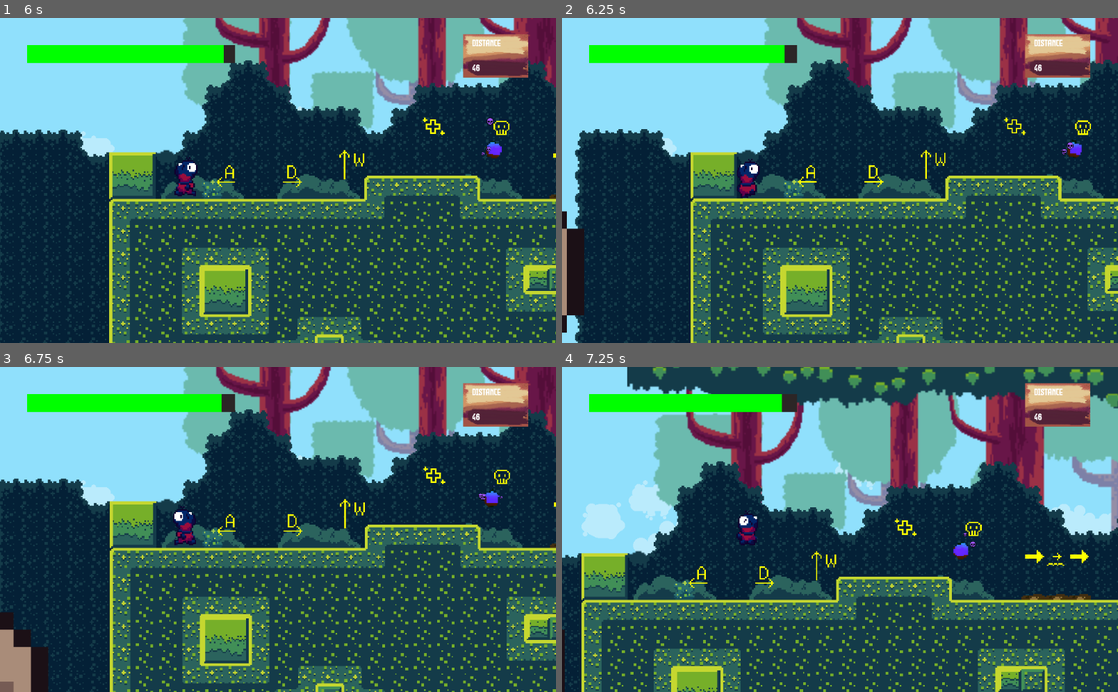
Above: before the commit, frames 1-4 (two rows, left to right).
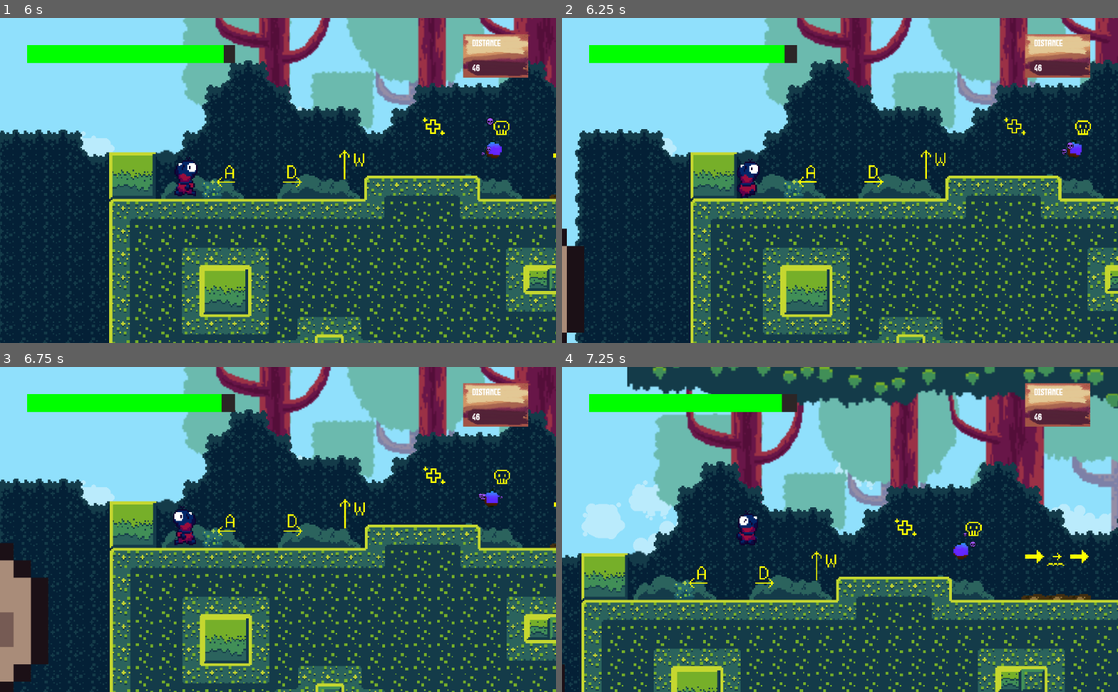
Above: after the commit, the same moments.

Repository: bosskab123/godot-wild-jam-36
Game: Godot game, scene res://scenes/uis/MainMenuUI.tscn
The game is run twice, just before and just after one commit, with the same random seed, the same clock (stepped at 60 frames per second) and the same inputs. Sound files missing from this copy of the repository are replaced by a short silence.
Inputs:
- Up to frame 1 (6 s): click "Play" at 0.5 s; hold D (move_right) 1.28-2.03 s; tap Y (next_chunk) every 1.5 s from 1.35 to 5.85 s; tap W (jump) at 1.52, 2.27, 3.77, 4.52, 5.27 s; hold A (move_left) 2.03-2.78 s; tap T (previous_chunk) at 2.1, 3.6, 5.1 s; hold D (move_right) 2.78-4.28 s; hold A (move_left) from 4.28 s (still down)
- Up to frame 2 (6.25 s): keep holding A (move_left)
- Up to frame 3 (6.75 s): release A (move_left) at 6.53 s; hold D (move_right) from 6.53 s (still down); tap T (previous_chunk) at 6.6 s
- Up to frame 4 (7.25 s): keep holding D (move_right); tap W (jump) at 6.77 s

Frame 1 is identical in both runs. In frame 2, 0.5% of the frame differs, in the area x 0-4%, y 59-100%; in frame 3, 2.9%, in the area x 0-9%, y 54-100%; in frame 4, less than 0.1%.

Commit message:
smooth danger/normal sound transition

Diff:
--- a/scenes/MainGame.gd
+++ b/scenes/MainGame.gd
@@ -20,11 +20,13 @@
 onready var sound_danger: AudioStreamPlayer = $Sound/SoundDanger as AudioStreamPlayer
 onready var sound_normal: AudioStreamPlayer = $Sound/SoundNormal as AudioStreamPlayer
 onready var sound_game_over: AudioStreamPlayer = $Sound/SoundGameOver as AudioStreamPlayer
+onready var sound_tween: Tween = $Sound/Tween
+
+onready var sound_danger_initial_volume: float = sound_danger.volume_db
+onready var sound_normal_initial_volume: float = sound_normal.volume_db
+
 onready var deadwall = $DeadWall
 onready var player = $Player
-
-var sound_danger_lastest_position: float
-var sound_normal_lastest_position: float
 
 var total_chunk: int = 1
 var showing_chunk_number: Array = []
@@ -70,7 +72,9 @@
 		add_child(initial_chunk_instance)
 	# Set up spawnline
 	$SpawnLine.position.x = (GlobalVars.CHUNK_LENGTH + GlobalVars.PADDING_LENGTH) * .15
-	# Play background sound
+		# Initialize Musics
+	sound_danger.play()
+	sound_danger.volume_db = -80
 	sound_normal.play()
 
 func _process(delta):
@@ -145,19 +149,25 @@
 	background_detector_node["secondary"].position.x += SECONDARY_BACKGROUND_LENGTH
 
 func _on_DeadWall_screen_entered():
-	# Change background music
-	if sound_normal.playing:
-		sound_normal_lastest_position = sound_normal.get_playback_position()
-		sound_normal.stop()
-	sound_danger.play(sound_danger_lastest_position)
-	# Start deadwall sound
-	deadwall.sound_walk.play()
+	sound_tween.stop_all()
+	sound_tween.interpolate_property(
+		sound_normal, "volume_db", null,
+		-80, 2, Tween.TRANS_LINEAR
+	)
+	sound_tween.interpolate_property(
+		sound_danger, "volume_db", null,
+		sound_danger_initial_volume, 1, Tween.TRANS_LINEAR
+	)
+	sound_tween.start()
 
 func _on_DeadWall_screen_exited():
-	# Change background music
-	sound_danger_lastest_position = sound_danger.get_playback_position()
-	sound_danger.stop()
-	# Stop deadwall sound
-	deadwall.sound_walk.stop()
-	# Resume normal sound
-	sound_normal.play(sound_normal_lastest_position)
+	sound_tween.stop_all()
+	sound_tween.interpolate_property(
+		sound_danger, "volume_db", null,
+		-80, 2, Tween.TRANS_LINEAR
+	)
+	sound_tween.interpolate_property(
+		sound_normal, "volume_db", null,
+		sound_normal_initial_volume, 1, Tween.TRANS_LINEAR
+	)
+	sound_tween.start()
--- a/scenes/MainGame.tscn
+++ b/scenes/MainGame.tscn
@@ -193,7 +193,7 @@
 
 [node name="SoundDanger" type="AudioStreamPlayer" parent="Sound"]
 stream = ExtResource( 10 )
-volume_db = -15.459
+volume_db = -15.065
 
 [node name="SoundNormal" type="AudioStreamPlayer" parent="Sound"]
 stream = ExtResource( 11 )
@@ -203,6 +203,8 @@
 pause_mode = 2
 stream = ExtResource( 12 )
 volume_db = -7.881
+
+[node name="Tween" type="Tween" parent="Sound"]
 
 [connection signal="body_entered" from="Background/PrimaryBackgroundDetector" to="." method="_on_PrimaryBackgroundDetector_body_entered"]
 [connection signal="body_entered" from="Background/SecondaryBackgroundDetector" to="." method="_on_SecondaryBackgroundDetector2_body_entered"]
--- a/scenes/obstacles/DeadWall.gd
+++ b/scenes/obstacles/DeadWall.gd
@@ -2,6 +2,9 @@
 
 export(float) var MOVE_SPEED = 1
 onready var sound_walk: AudioStreamPlayer2D = $SoundWalk as AudioStreamPlayer2D
+
+func _ready():
+	sound_walk.play()
 
 func _physics_process(delta):
 	position.x += MOVE_SPEED
--- a/scenes/obstacles/DeadWall.tscn
+++ b/scenes/obstacles/DeadWall.tscn
@@ -54,13 +54,13 @@
 position = Vector2( -37.7549, -217.091 )
 scale = Vector2( 12, 12 )
 frames = SubResource( 8 )
-frame = 5
+frame = 3
 playing = true
 
 [node name="SoundWalk" type="AudioStreamPlayer2D" parent="."]
 stream = ExtResource( 3 )
 volume_db = -1.903
 pitch_scale = 0.61
-attenuation = 3.73213
+attenuation = 7.20999
 
 [connection signal="body_entered" from="." to="." method="_on_DeadWall_body_entered"]
Not shown, changed: assets/sound/deadwall-walk.wav.import
Not shown: 3 places in scenes/items/PoisionAppleMaterial.tres that only renumber resources
